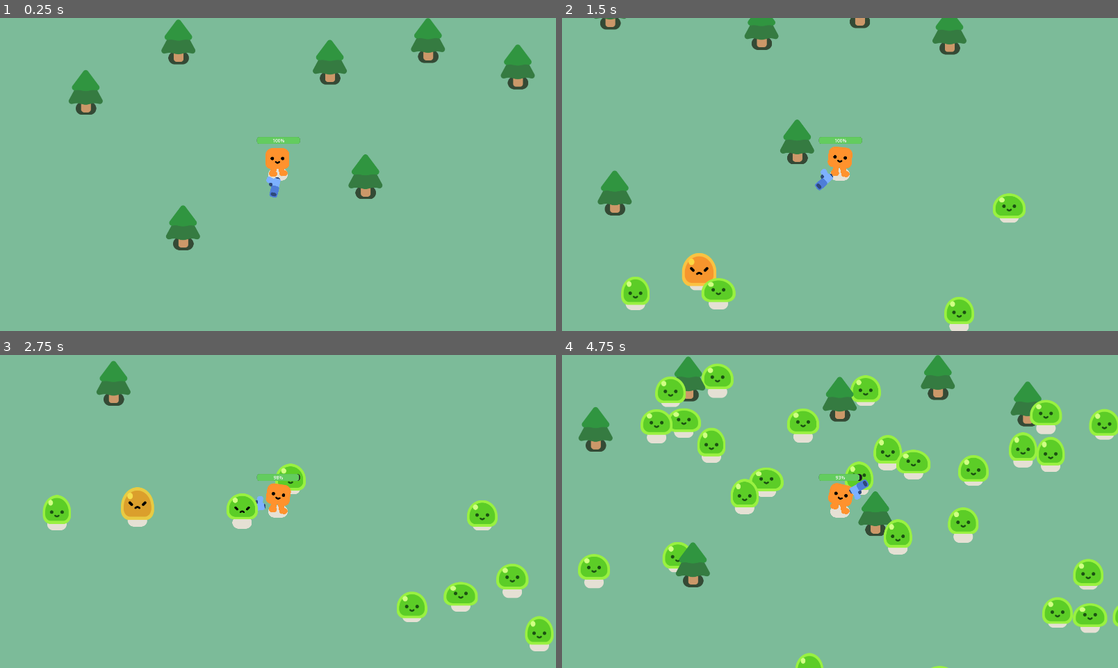
Above: before the commit, frames 1-4 (two rows, left to right).
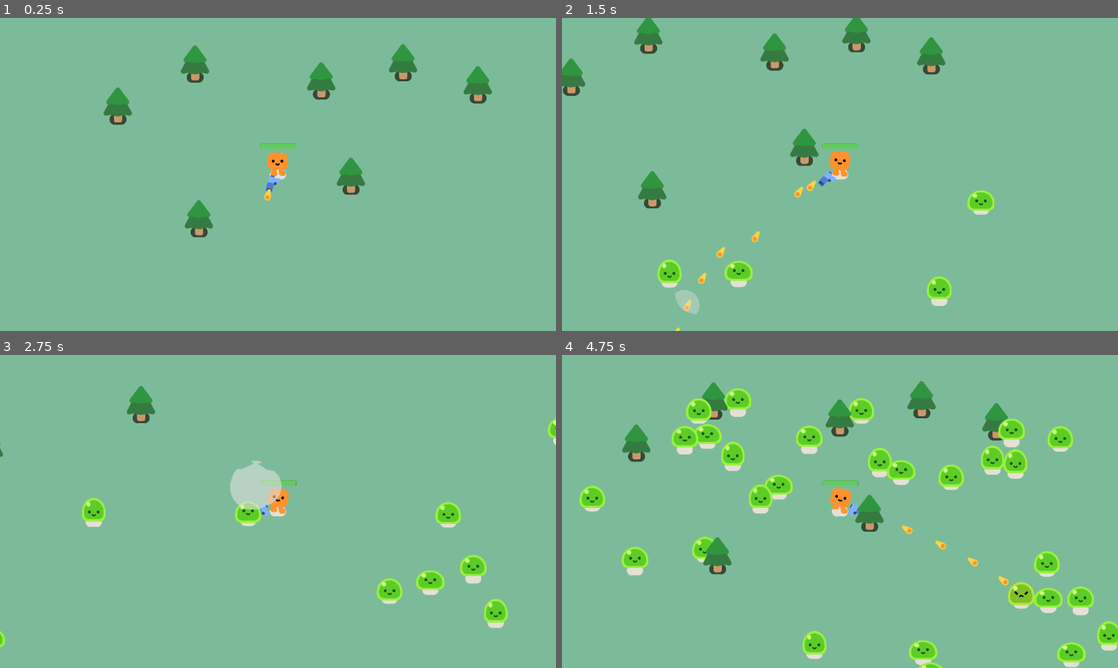
Above: after the commit, the same moments.

Repository: pap110293/GoDotSeries_2dStarter
Game: Godot game, scene res://SurvivalGame.tscn
Same seed, same stepped clock (60 frames per second), same inputs: the game is played once before the commit and once after it.
Inputs:
- Up to frame 1 (0.25 s): no input
- Up to frame 2 (1.5 s): hold D (move_right) 0.53-1.28 s; hold S (move_down) from 1.28 s (still down)
- Up to frame 3 (2.75 s): release S (move_down) at 2.03 s; hold D (move_right) from 2.03 s (still down)
- Up to frame 4 (4.75 s): release D (move_right) at 2.78 s; hold W (move_up) 2.78-3.53 s; hold A (move_left) from 3.53 s (still down)

The runs differ from the first frame. In frame 1, 6.6% of the frame differs, in the area x 12-97%, y 0-75%; in frame 2, 9.0%; in frame 3, 8.2%; in frame 4, 22%, in the area x 2-100%, y 0-100%.

Commit message:
enhance gun flip

Diff:
--- a/SurvivalGame.tscn
+++ b/SurvivalGame.tscn
@@ -28,6 +28,7 @@
 color = Color(0.485222, 0.733436, 0.600331, 1)
 
 [node name="Player" parent="." instance=ExtResource("1_tnp32")]
+unique_name_in_owner = true
 position = Vector2(968, 537)
 
 [node name="Path2D" type="Path2D" parent="Player"]
--- a/bullet.gd
+++ b/bullet.gd
@@ -4,8 +4,8 @@
 
 func _physics_process(delta):
 	const SPEED = 1000;
-	const RANGE = SPEED * 100
 	var direction = Vector2.RIGHT.rotated(rotation)
+	const RANGE = SPEED * 500
 	position += direction * SPEED * delta
 	travelled_distance += SPEED * delta
 
--- a/gun.gd
+++ b/gun.gd
@@ -1,6 +1,10 @@
 extends Area2D
 
 var is_shooting:bool = false
+const BULLET = preload("res://bullet.tscn")
+var player
+func _ready():
+	player =  get_node("/root/Game/Player")
 
 func _physics_process(_delta):
 	var enemies_in_range = get_overlapping_bodies()
@@ -11,8 +15,17 @@
 	else:
 		is_shooting = false
 
+	flipTheGun()
+
+func flipTheGun():
+	var scaleY = 1
+	if  player.global_position.x > $WeaponPiot/Pistol.global_position.x :
+		scaleY = -1
+
+	if scaleY != $WeaponPiot/Pistol.scale.y:
+		$WeaponPiot/Pistol.scale = Vector2($WeaponPiot/Pistol.scale.x, scaleY)
+
 func shoot():
-	const BULLET = preload("res://bullet.tscn")
 	var new_bullet = BULLET.instantiate()
 	new_bullet.global_position = $WeaponPiot/Pistol/ShootingPoint.global_position
 	new_bullet.global_rotation = $WeaponPiot/Pistol/ShootingPoint.global_rotation
--- a/gun.tscn
+++ b/gun.tscn
@@ -25,7 +25,7 @@
 position = Vector2(25, -10)
 
 [node name="Timer" type="Timer" parent="."]
-wait_time = 0.3
+wait_time = 0.1
 autostart = true
 
 [connection signal="timeout" from="Timer" to="." method="_on_timer_timeout"]
--- a/player.tscn
+++ b/player.tscn
@@ -13,7 +13,7 @@
 height = 102.0
 
 [sub_resource type="StyleBoxFlat" id="StyleBoxFlat_sxpdm"]
-bg_color = Color(0.118581, 0.118581, 0.118581, 1)
+bg_color = Color(1.66954e-07, 0.178143, 0.0169446, 1)
 corner_radius_top_left = 8
 corner_radius_top_right = 8
 corner_radius_bottom_right = 8
@@ -37,6 +37,7 @@
 one_way_collision_margin = 0.0
 
 [node name="Camera2D" type="Camera2D" parent="."]
+zoom = Vector2(0.5, 0.5)
 
 [node name="Gun" parent="." instance=ExtResource("3_xamii")]
 position = Vector2(0, -36)
@@ -58,3 +59,4 @@
 theme_override_styles/background = SubResource("StyleBoxFlat_sxpdm")
 theme_override_styles/fill = SubResource("StyleBoxFlat_iytlu")
 value = 49.34
+show_percentage = false
--- a/project.godot
+++ b/project.godot
@@ -81,8 +81,6 @@
 
 [display]
 
-window/size/viewport_width=1920
-window/size/viewport_height=1080
 window/stretch/mode="viewport"
 
 [dotnet]
@@ -123,3 +121,4 @@
 [rendering]
 
 renderer/rendering_method="gl_compatibility"
+renderer/rendering_method.mobile="gl_compatibility"
